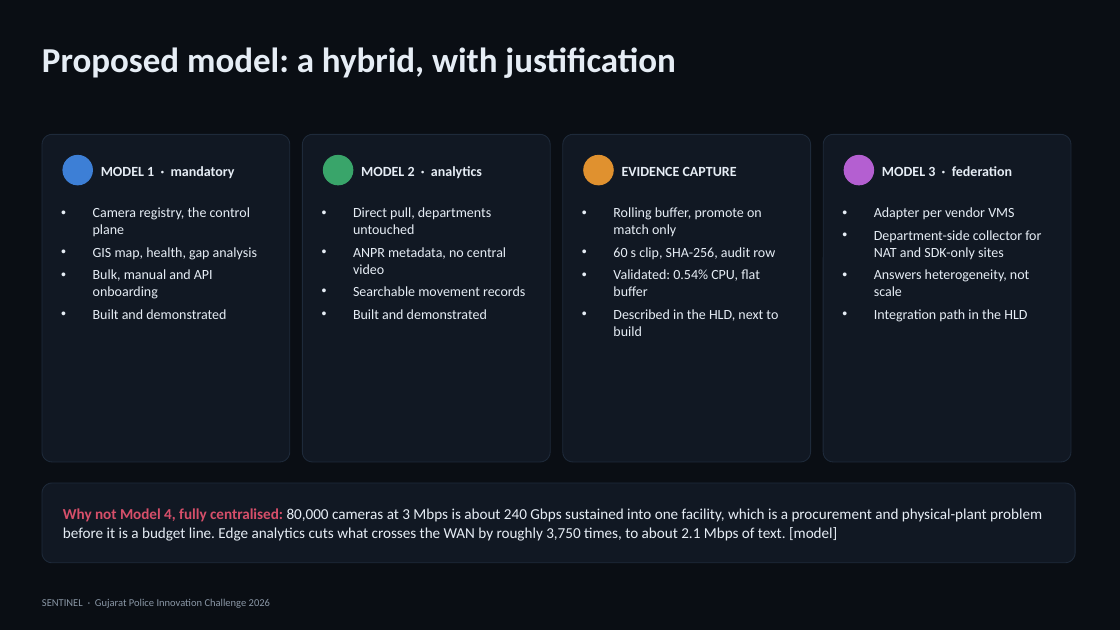
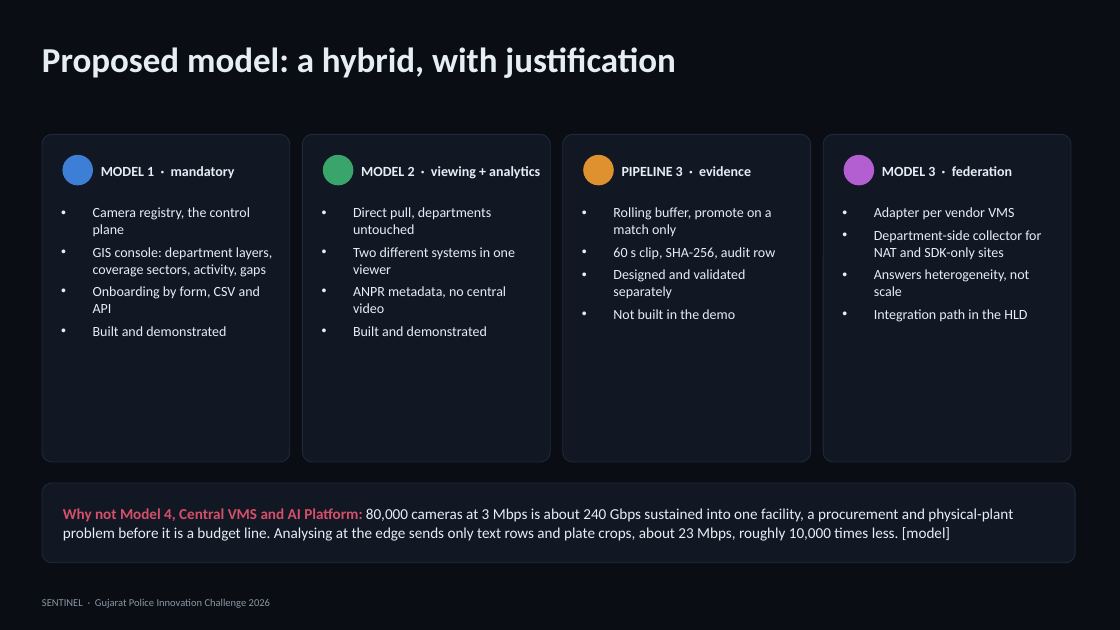
Before and after one commit to adityashroff06-code/sentinel-gujarat, a slide deck: slide 3 of deliverables/Sentinel-Solution-Presentation.pptx. Drawn at 1120x630 pixels with LibreOffice and Linux fonts; fonts in the diff are those of the drawing. Boxes give left, top, right and bottom in pixels: in the first picture for what was removed or moved away, otherwise in the second. Text is boxed around its words. In the diff, an @@ line names an element or a change of style, - is before the commit and + after.

```diff
--- a/deliverables/Sentinel-Solution-Presentation.pptx
+++ b/deliverables/Sentinel-Solution-Presentation.pptx
@@ text at [361,166,540,179]: text changed @@
-MODEL 2 · analytics
+MODEL 2 · viewing + analytics
@@ text at [622,166,751,176]: text changed @@
-EVIDENCE CAPTURE
+PIPELINE 3 · evidence
@@ text at [353,207,515,336]: paragraph removed @@
-• Searchable movement records
@@ text at [613,247,775,319]: text changed @@
-• Rolling buffer, promote on match only
+• Rolling buffer, promote on a match only
@@ text at [93,247,272,313]: text changed @@
-• GIS map, health, gap analysis
-• Bulk, manual and API onboarding
+• GIS console: department layers, coverage sectors, activity, gaps
+• Onboarding by form, CSV and API
@@ text at [353,247,515,274]: paragraph added @@
+• Two different systems in one viewer
@@ text at [613,269,746,319]: text changed @@
-• Validated: 0.54% CPU, flat buffer
-• Described in the HLD, next to build
+• Designed and validated separately
+• Not built in the demo
@@ text at [63,508,1013,541]: text changed @@
-Why not Model 4, fully centralised: 80,000 cameras at 3 Mbps is about 240 Gbps sustained into one facility, which is a procurement and physical-plant problem before it is a budget line. Edge analytics cuts what crosses the WAN by roughly 3,750 times, to about 2.1 Mbps of text. [model]
+Why not Model 4, Central VMS and AI Platform: 80,000 cameras at 3 Mbps is about 240 Gbps sustained into one facility, a procurement and physical-plant problem before it is a budget line. Analysing at the edge sends only text rows and plate crops, about 23 Mbps, roughly 10,000 times less. [model]
```
Also in this commit, not shown: 15 other slides changed, 1 slide added, 1 slide removed, 19 other files.
